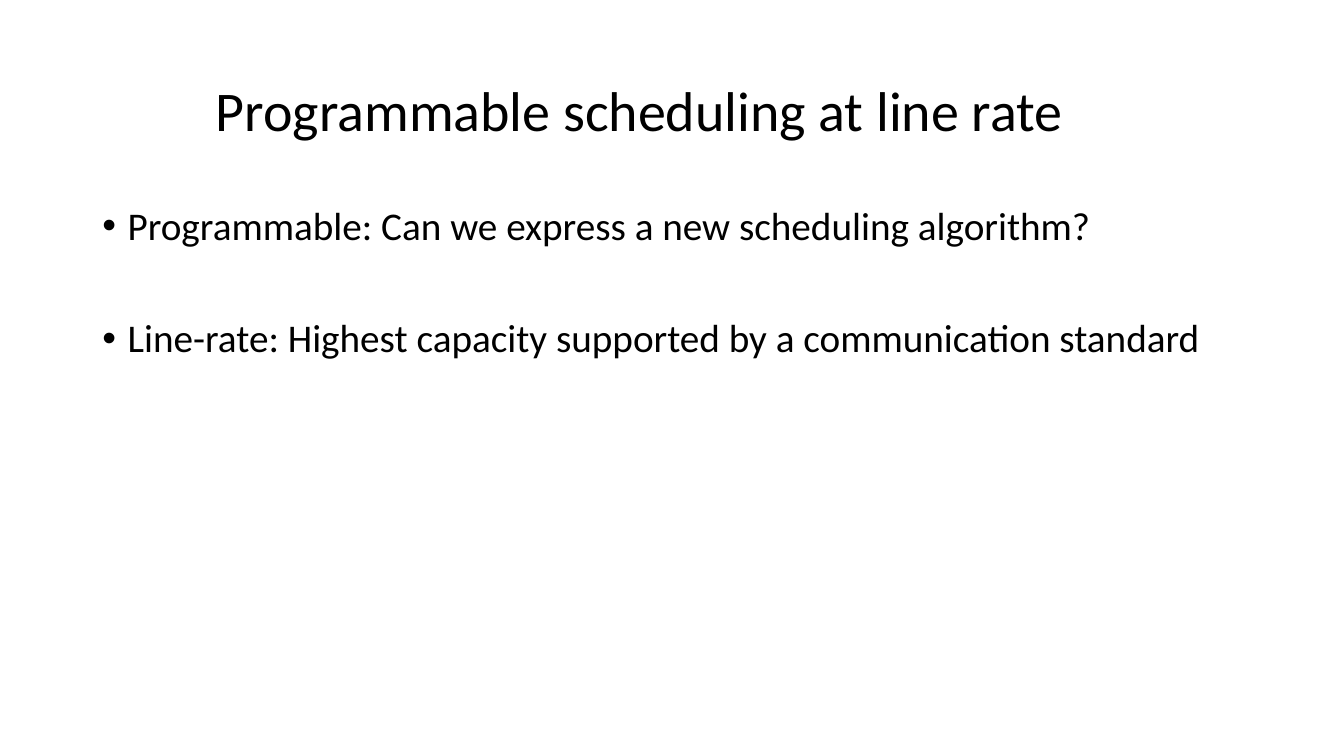
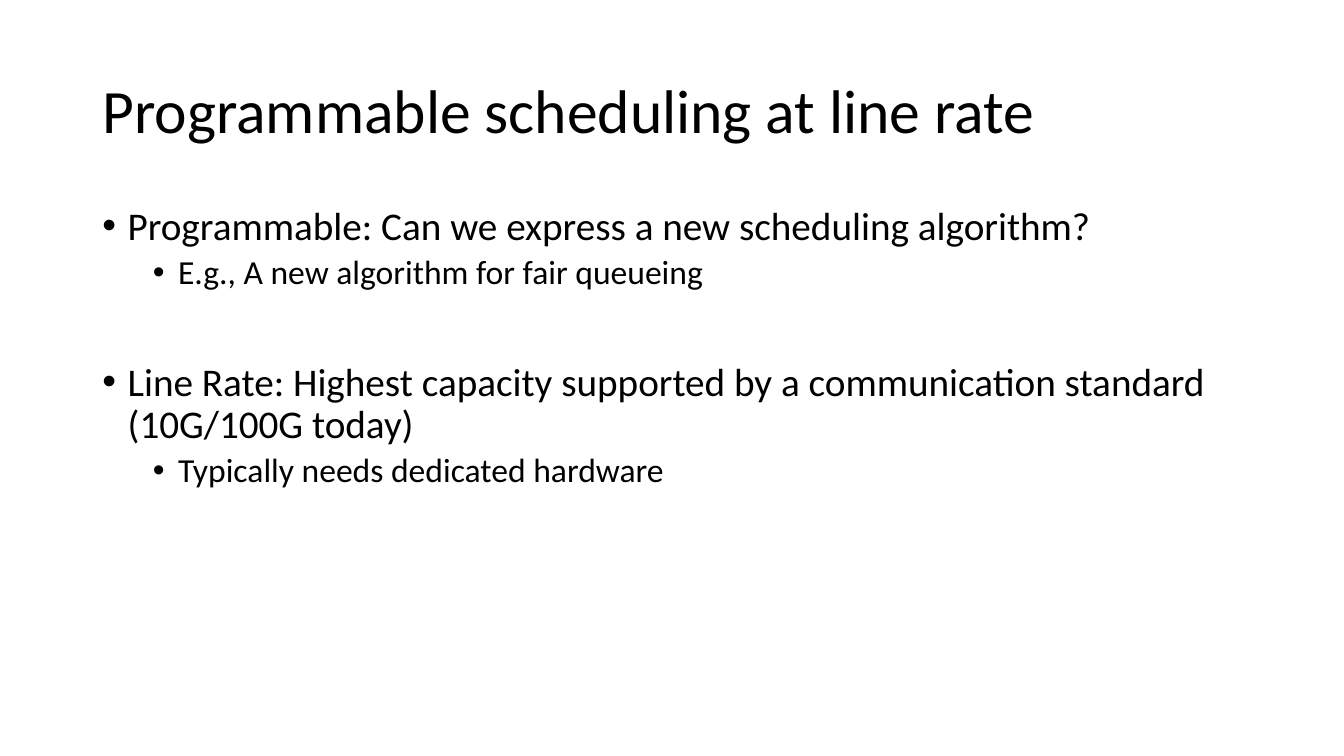
Before and after one commit to anirudhSK/pifo-domino-marple-ppts, a slide deck: slide 2 of pifo_sigcomm.pptx. Drawn at 1344x756 pixels with LibreOffice and Linux fonts; fonts in the diff are those of the drawing. Boxes give left, top, right and bottom in pixels: in the first picture for what was removed or moved away, otherwise in the second. Text is boxed around its words. In the diff, an @@ line names an element or a change of style, - is before the commit and + after.

```diff
--- a/pifo_sigcomm.pptx
+++ b/pifo_sigcomm.pptx
@@ title "Programmable scheduling at line rate": place and size @@
-title "Programmable scheduling at line rate" at <box>216,92,1063,141</box>
+title "Programmable scheduling at line rate" at <box>102,90,1034,144</box>
@@ title "Programmable scheduling at line rate" at <box>102,90,1034,144</box>: size 40 to 44 pt @@
@@ text at <box>128,260,1205,488</box>: text changed @@
-• Line-rate: Highest capacity supported by a communication standard
+  • E.g., A new algorithm for fair queueing
+• Line Rate: Highest capacity supported by a communication standard (10G/100G today)
+  • Typically needs dedicated hardware
```
Also in this commit, not shown: 8 other slides changed, 1 slide added.
